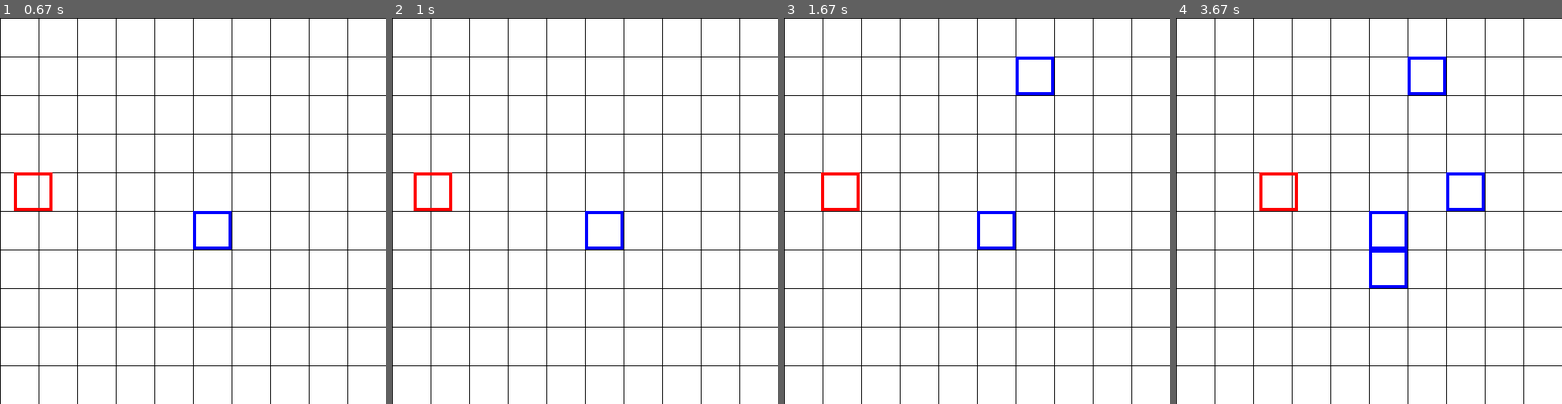
Above: before the commit, frames 1-4 (left to right).
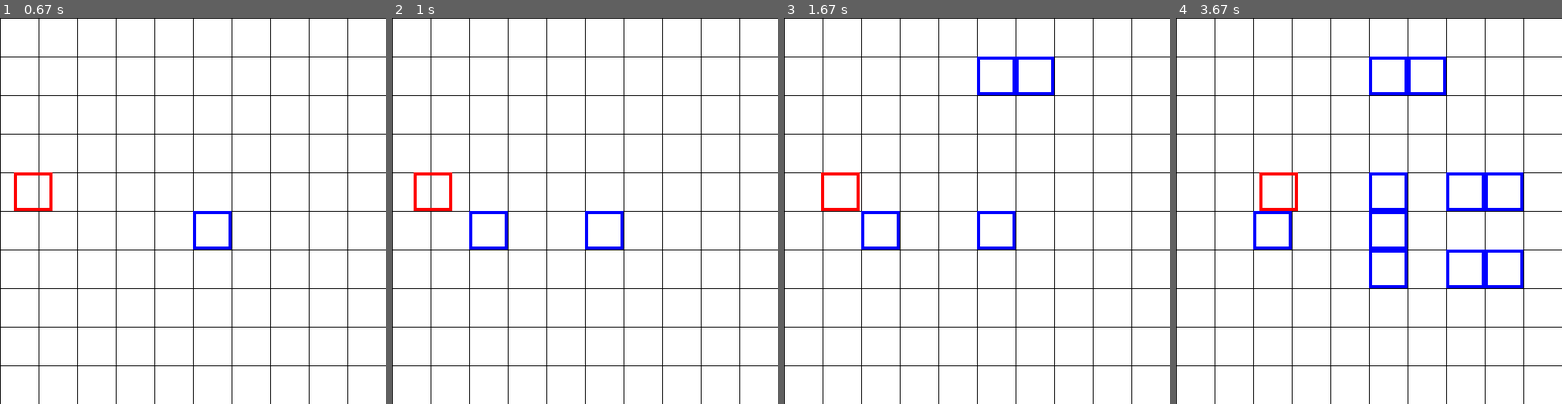
Above: after the commit, the same moments.

Repository: randompast/Tower-Defense-pygame
Game: pygame game, started from main.py
Two runs of this game, one before a commit and one after it. Both use one fixed random seed, a clock stepped at 60 frames per second and the inputs below.
Inputs (mouse positions are in pixels of both pictures, inside the frame that each line leads up to):
- Up to frame 1 (0.67 s): click (193, 211) at 0.38 s
- Up to frame 2 (1 s): click (492, 214) at 0.72 s
- Up to frame 3 (1.67 s): click (1034, 75) at 1.05 s; click (984, 79) at 1.38 s
- Up to frame 4 (3.67 s): click (1372, 253) at 1.72 s; click (1469, 272) at 2.05 s; click (1469, 176) at 2.38 s; click (1507, 180) at 2.72 s; click (1504, 288) at 3.05 s; click (1384, 195) at 3.38 s

Frame 1 is identical in both runs. In frame 2, 0.3% of the frame differs, in the area x 20-30%, y 50-60%; in frame 3, 0.6%; in frame 4, 1.8%, in the area x 20-90%, y 10-70%.

Commit message:
fixed tower add/remove issue

Diff:
--- a/init.py
+++ b/init.py
@@ -28,7 +28,7 @@
 
     sw,sh = pyg['SCREENSIZE']
     gw,gh = pyg['SIZE']
-    pyg['grid'] = [[0]*(sh//gh)]*(sw//gw)
+    pyg['grid'] = [ [0]*(sh//gh) for i in range(sw//gw) ]
     pyg['towers'] = []
 
     return pyg
--- a/tower.py
+++ b/tower.py
@@ -3,11 +3,17 @@
 def tower_spawner(pyg, pos):
     gw, gh = pyg['SIZE']
     x, y = pos[0]//gw,  pos[1]//gh
-    if not pyg['grid'][x][y]:
-        pos = [x*gw, y*gh]
+    pos = [x*gw, y*gh]
+    if pyg['grid'][x][y] == 0:
         pyg['towers'] += [tower(1, 2, pos)]
         pyg['grid'][x][y] = 1
-        print(f'added tower at {x},{y}')
+    else:
+        for i in range(len(pyg['towers'])):
+            xeq = pyg['towers'][i].pos[0] == pos[0]
+            yeq = pyg['towers'][i].pos[1] == pos[1]
+            if xeq and yeq:
+                del pyg['towers'][i]
+                return
 
 class tower():
     def __init__(self, damage, health, pos):
